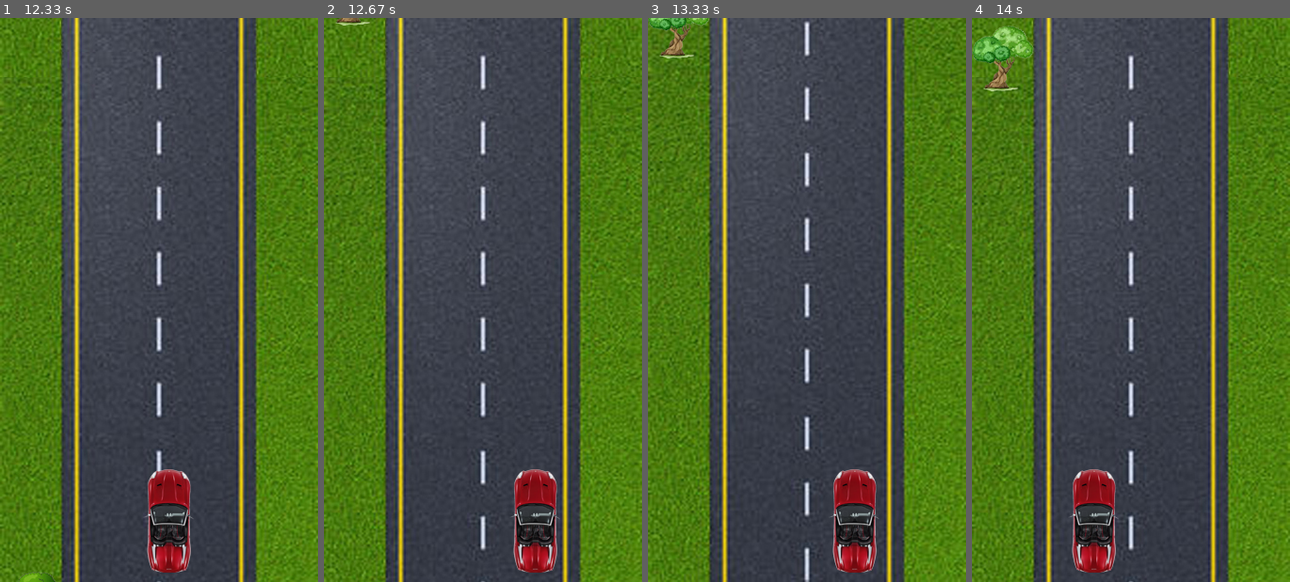
Above: before the commit, frames 1-4 (left to right).
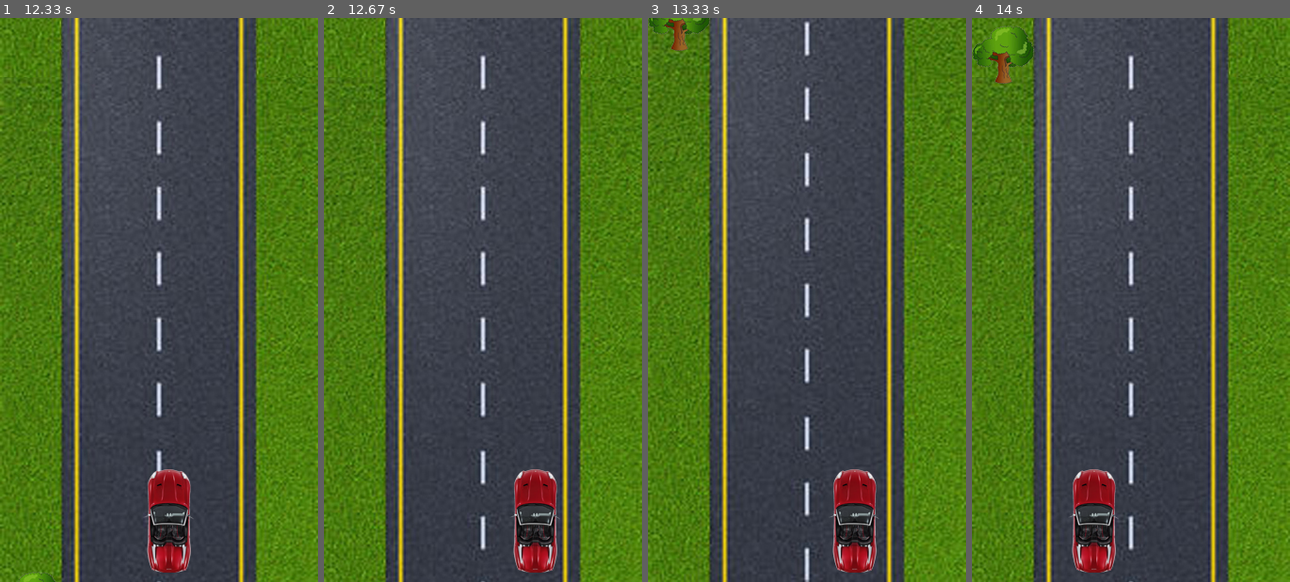
Above: after the commit, the same moments.

Repository: fahad80/RaceCar_pygame
Game: pygame game, started from pygameFirst.py
Two runs of this game, one before a commit and one after it. Both use one fixed random seed, a clock stepped at 60 frames per second and the inputs below.
Inputs:
- Up to frame 1 (12.33 s): hold Left 0.33-0.87 s; hold Left 0.9-1.3 s; hold Right 1.33-1.97 s; hold Left 2-2.47 s; hold Right 2.5-2.97 s; hold Right 3-3.47 s; hold Left 3.5-4.03 s; hold Left 4.07-4.47 s; hold Right 4.5-5.13 s; hold Left 5.17-5.63 s; hold Right 5.67-6.13 s; hold Right 6.17-6.63 s; hold Left 6.67-7.2 s; hold Left 7.23-7.63 s; hold Right 7.67-8.3 s; hold Left 8.33-8.8 s; hold Right 8.83-9.3 s; hold Right 9.33-9.8 s; hold Left 9.83-10.37 s; hold Left 10.4-10.8 s; hold Right 10.83-11.47 s; hold Left 11.5-11.97 s; hold Right from 12 s (still down)
- Up to frame 2 (12.67 s): release Right at 12.47 s; hold Right from 12.5 s (still down)
- Up to frame 3 (13.33 s): release Right at 12.97 s; hold Left from 13 s (still down)
- Up to frame 4 (14 s): release Left at 13.53 s; hold Left 13.57-13.97 s

Frame 1 is identical in both runs. In frame 2, 0.1% of the frame differs, in the area x 3-15%, y 0-2%; in frame 3, 0.7%; in frame 4, 1.2%, in the area x 0-20%, y 1-13%.

Commit message:
Image class added. Init Image position func added.

Diff:
--- a/pygameFirst.py
+++ b/pygameFirst.py
@@ -4,44 +4,38 @@
 import random
 
 
-pygame.init()
 
-# Colors Constant
+
+### Colors Constant
 BLACK   = (0,0,0)
 WHITE   = (255,255,255)
 RED     = (255,0,0)
 GREEN   = (0,255,0)
 
-# Load Images
-carImg  = pygame.image.load(os.path.join("image","Racecar2.png"))
-roadImg = []
-roadImg.append(pygame.image.load(os.path.join("image","Road1.jpg")))
-roadImg.append(pygame.image.load(os.path.join("image","Road2.jpg")))
-treeImg = []
-treeImg.append(pygame.image.load(os.path.join("image","tree2.png")))
-treeImg.append(pygame.image.load(os.path.join("image","tree3.png")))
-
-(car_width, car_height) = carImg.get_rect().size
-(display_width, display_height) = roadImg[0].get_rect().size
-
-# Initialize Display
-pygame.display.set_caption('RaceCar')
-gameDisplay = pygame.display.set_mode((display_width,display_height))
-clock = pygame.time.Clock()
-
-# Initialize Font
-font = pygame.font.Font("freesansbold.ttf", 36)
 
 
-# Function definition
-def drawCar(x,y):
-    gameDisplay.blit(carImg,(x,y))
+### Class and Function definitions
 
-def drawRoad(x,y, roadNum):
-    gameDisplay.blit(roadImg[roadNum],(x,y))
+class gameImage:
+    X = 0
+    Y = 0
 
-def drawTree(x,y,treeNum):
-    gameDisplay.blit(treeImg[treeNum],(x,y))
+    def __init__(self, path):
+        self.img = pygame.image.load(path)
+        (self.width, self.height) = self.img.get_rect().size
+
+    def draw(self,x,y):
+        gameDisplay.blit(self.img,(x,y))
+
+
+def initImagePos():
+    carImg.X = gameDisplay.get_rect().centerx - (int)(carImg.width/2)
+    carImg.Y = (display_height - carImg.height - 10)
+
+    for tree in treeImg:
+        tree.X  = 0
+        tree.Y  = 0 -(tree.height)
+
 
 def displayMsgCenter(text):
     largeText = font.render(text, True, BLACK)
@@ -53,34 +47,29 @@
 
 
 def gameLoop():
-    carX = gameDisplay.get_rect().centerx - (int)(car_width/2)
-    carY = (display_height - car_height - 10)
 
+    gameExit = False
     roadNum = 0
-    roadX   = 0
-    roadY   = 0
+    treeNum = random.randrange(0, 100)%2
 
-    treeNum = random.randrange(0, 100)%2
-    treeX   = 0
-    treeY   = 0 -(treeImg[treeNum].get_rect().size[1])
-
+    initImagePos()
 
     x_change = 0
     ticks=pygame.time.get_ticks() #starter tick
 
-    while True:
-        # Draw and Update
+    while gameExit != True:
+        ### Draw and Update
 
-        drawRoad(roadX, roadY, roadNum)
-        drawTree(treeX,treeY, treeNum)
-        drawCar(carX, carY)
+        roadImg[roadNum].draw(roadImg[roadNum].X, roadImg[roadNum].Y)
+        treeImg[treeNum].draw(treeImg[treeNum].X, treeImg[treeNum].Y)
+        carImg.draw(carImg.X, carImg.Y)
         pygame.display.update()
         clock.tick(30)
 
-        # Event Loop
+        ### Event Loop
         for event in pygame.event.get():
             if event.type == pygame.QUIT:
-                pygame.quit()
+                gameExit = True
             if event.type == pygame.KEYDOWN:
                 if event.key == pygame.K_LEFT:
                     x_change = -5
@@ -90,24 +79,42 @@
                 if event.key == pygame.K_LEFT or event.key == pygame.K_RIGHT:
                     x_change = 0
 
-        carX += x_change
-        if (carX > display_width - car_width) or (carX < 0):
+        carImg.X += x_change
+        if (carImg.X > display_width - carImg.width) or (carImg.X < 0):
             displayMsgCenter("You Crashed!!!")
-            carX = gameDisplay.get_rect().centerx - (int)(car_width/2)
-            carY = (display_height - car_height - 10)
-            treeX   = 0
-            treeY   = 0 -(treeImg[treeNum].get_rect().size[1])
+            initImagePos()
 
         if(pygame.time.get_ticks() - ticks) > 100:
             roadNum ^= 1
-            treeY += 7
-            if treeY > display_height:
-                treeY = 0 -(treeImg[treeNum].get_rect().size[1])
-                treeNum = random.randrange(0, 100)%2
+            treeImg[treeNum].Y += 7
+            if treeImg[treeNum].Y > display_height:
+                treeImg[treeNum].Y = 0 -(treeImg[treeNum].height)
+                treeNum = random.randrange(0, 2)%2
 
             ticks=pygame.time.get_ticks()
 
 
+pygame.init()
+### Load Images
+carImg = gameImage(os.path.join("image","Racecar2.png"))
+roadImg = []
+roadImg.append(gameImage(os.path.join("image","Road1.jpg")))
+roadImg.append(gameImage(os.path.join("image","Road2.jpg")))
+treeImg = []
+treeImg.append(gameImage(os.path.join("image","tree2.png")))
+treeImg.append(gameImage(os.path.join("image","tree3.png")))
+
+display_width  = roadImg[0].width
+display_height = roadImg[0].height
+
+### Initialize Display
+pygame.display.set_caption('CarDriving')
+gameDisplay = pygame.display.set_mode((display_width,display_height))
+clock = pygame.time.Clock()
+
+### Initialize Font
+font = pygame.font.Font("freesansbold.ttf", 36)
 
 gameLoop()
+pygame.quit()
 #quit()
